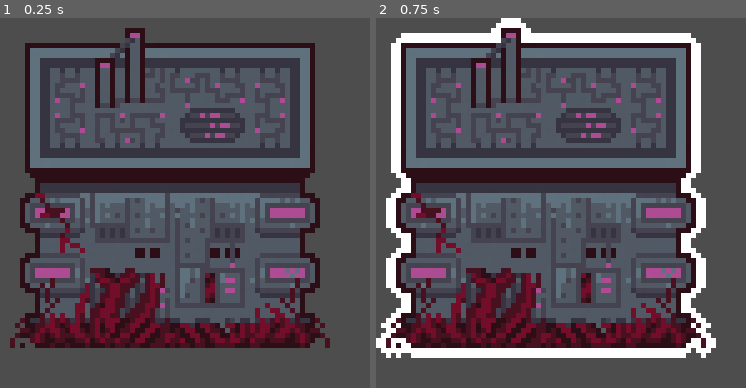
Above: before the commit, frames 1-2 (left to right).
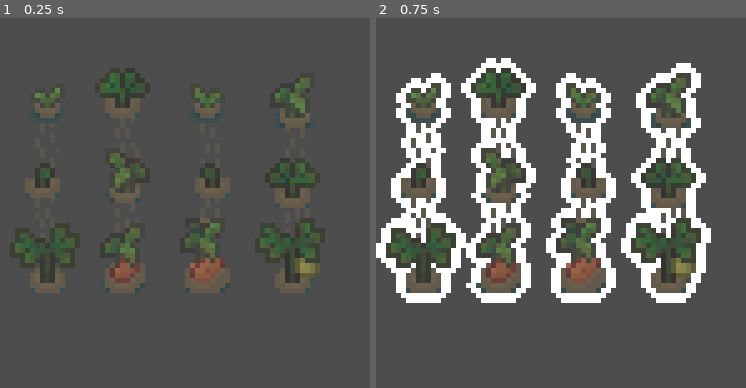
Above: after the commit, the same moments.

Repository: angeldustjdr/godot-wild-jam-2023
Game: Godot game, scene res://scene/Farm.tscn
The game is run twice, just before and just after one commit, with the same random seed, the same clock (stepped at 60 frames per second) and the same inputs. This scene is started directly instead of the project's main scene.
Inputs (mouse positions are in pixels of both pictures, inside the frame that each line leads up to):
- Up to frame 1 (0.25 s): no input
- Up to frame 2 (0.75 s): tap Enter (ui_accept) at 0.5 s; move the mouse to (546, 188) at 0.52 s; click (546, 188) at 0.67 s

The runs differ from the first frame. In frame 1, 43% of the frame differs, in the area x 2-90%, y 2-90%; in frame 2, 59%, in the area x 0-92%, y 0-92%.

Commit message:
debug sprites

Diff:
--- a/scene/Farm.tscn
+++ b/scene/Farm.tscn
@@ -1,8 +1,9 @@
-[gd_scene load_steps=5 format=3 uid="uid://dbti86078p3o"]
+[gd_scene load_steps=6 format=3 uid="uid://dbti86078p3o"]
 
 [ext_resource type="PackedScene" uid="uid://8001k27dcfjx" path="res://scene/GenericBuilding.tscn" id="1_4fp6f"]
 [ext_resource type="Script" path="res://script/Farm.gd" id="2_m277t"]
 [ext_resource type="Shader" path="res://shader/Outline.gdshader" id="3_kr3jd"]
+[ext_resource type="Texture2D" uid="uid://ba7iiuim1yrp4" path="res://asset/sheet/crops-1-sheet.png" id="4_5hrgb"]
 
 [sub_resource type="ShaderMaterial" id="ShaderMaterial_2yi5r"]
 resource_local_to_scene = true
@@ -27,6 +28,8 @@
 swapable = false
 outcomeAllowed = false
 particuleAllowed = true
+destroyable = false
 
 [node name="Sprite" parent="." index="0"]
 material = SubResource("ShaderMaterial_2yi5r")
+texture = ExtResource("4_5hrgb")
--- a/scene/Tree.tscn
+++ b/scene/Tree.tscn
@@ -1,8 +1,9 @@
-[gd_scene load_steps=5 format=3 uid="uid://b1pis7haq12vr"]
+[gd_scene load_steps=6 format=3 uid="uid://b1pis7haq12vr"]
 
 [ext_resource type="PackedScene" uid="uid://8001k27dcfjx" path="res://scene/GenericBuilding.tscn" id="1_w1hx2"]
 [ext_resource type="Script" path="res://script/Tree.gd" id="2_sdvdm"]
 [ext_resource type="Shader" path="res://shader/Outline.gdshader" id="3_ugomi"]
+[ext_resource type="Texture2D" uid="uid://cs21xp7xsbfmp" path="res://asset/sheet/tree-1-sheet.png" id="4_q8026"]
 
 [sub_resource type="ShaderMaterial" id="ShaderMaterial_l27tc"]
 resource_local_to_scene = true
@@ -27,6 +28,8 @@
 swapable = false
 outcomeAllowed = false
 particuleAllowed = true
+destroyable = false
 
 [node name="Sprite" parent="." index="0"]
 material = SubResource("ShaderMaterial_l27tc")
+texture = ExtResource("4_q8026")
--- a/scene/Well.tscn
+++ b/scene/Well.tscn
@@ -1,8 +1,9 @@
-[gd_scene load_steps=5 format=3 uid="uid://dtllj1v6mld6i"]
+[gd_scene load_steps=6 format=3 uid="uid://dtllj1v6mld6i"]
 
 [ext_resource type="PackedScene" uid="uid://8001k27dcfjx" path="res://scene/GenericBuilding.tscn" id="1_day3t"]
 [ext_resource type="Script" path="res://script/Well.gd" id="2_5bo8q"]
 [ext_resource type="Shader" path="res://shader/Outline.gdshader" id="3_x4qk2"]
+[ext_resource type="Texture2D" uid="uid://dp33rmxis5xu3" path="res://asset/sheet/well-sheet-1.png" id="4_ni233"]
 
 [sub_resource type="ShaderMaterial" id="ShaderMaterial_25j6i"]
 resource_local_to_scene = true
@@ -27,6 +28,8 @@
 swapable = false
 outcomeAllowed = false
 particuleAllowed = true
+destroyable = false
 
 [node name="Sprite" parent="." index="0"]
 material = SubResource("ShaderMaterial_25j6i")
+texture = ExtResource("4_ni233")
--- a/script/GenericBuilding.gd
+++ b/script/GenericBuilding.gd
@@ -43,7 +43,9 @@
 var cellEffect = "Nothing"
 var firstTime = true
 @onready var juicyLabel = preload("res://scene/JuicyLabel.tscn")
-@onready var dust = $AnimationPlayerDestroy.get_node("DustParticule")
+@onready var animationDestroyNode = preload("res://scene/AnimationPlayerDestroy.tscn")
+@export var destroyable = true
+var dust
 
 # PATTERNS
 var appliedPatterns = []
@@ -61,6 +63,10 @@
 	if playIdle:
 		$AnimationPlayerBuilding.speed_scale = randf_range(0.9,1.1)
 		$AnimationPlayerBuilding.play("idle")
+	if destroyable:
+		var ad = animationDestroyNode.instantiate()
+		add_child(ad)
+		dust = $AnimationPlayerDestroy.get_node("DustParticule")
 	RadioDiffusion.connect("updateTopUINeeded",updateTooltip)
 	updateTooltip()
 
@@ -115,12 +121,13 @@
 func selfDestruct(type):
 	#print(i,j)
 	GameState.actionnable_off()
-	if animationDestroy!="": RadioDiffusion.nextDialogNeeded(animationDestroy)
-	dust.global_position = self.global_position + Vector2(34,68)
-	dust.visible = true
-	$AnimationPlayerDestroy.play("destroy"+animationDestroy)
-	await $AnimationPlayerDestroy.animation_finished
-	dust.visible = false
+	if destroyable:
+		if animationDestroy!="": RadioDiffusion.nextDialogNeeded(animationDestroy)
+		dust.global_position = self.global_position + Vector2(34,68)
+		dust.visible = true
+		$AnimationPlayerDestroy.play("destroy"+animationDestroy)
+		await $AnimationPlayerDestroy.animation_finished
+		dust.visible = false
 	RadioDiffusion.gridUpdateCall(i,j,type)
 	if outcomeAllowed : RadioDiffusion.generateOutcomeCall(i,j)
 	queue_free()
Not shown: 1 places in Main.tscn that only renumber resources
Not shown: 1 places in scene/AnimationPlayerDestroy.tscn that only renumber resources
Not shown: 1 places in scene/DialogueProgressBar.tscn that only renumber resources
Not shown: 1 places in scene/Empty.tscn that only renumber resources
Not shown: 1 places in scene/EngraisParticules.tscn that only renumber resources
Not shown: 1 places in scene/GenericBuilding.tscn that only renumber resources
Not shown: 1 places in scene/HeatParticules.tscn that only renumber resources
Not shown: 1 places in scene/Hourglass.tscn that only renumber resources
Not shown: 1 places in scene/MeatParticules.tscn that only renumber resources
Not shown: 1 places in scene/SporeParticules.tscn that only renumber resources
Not shown: 1 places in scene/SuperFoodGenerator.tscn that only renumber resources
Not shown: 1 places in scene/SuperO2Generator.tscn that only renumber resources
(and 1 more such lines)
